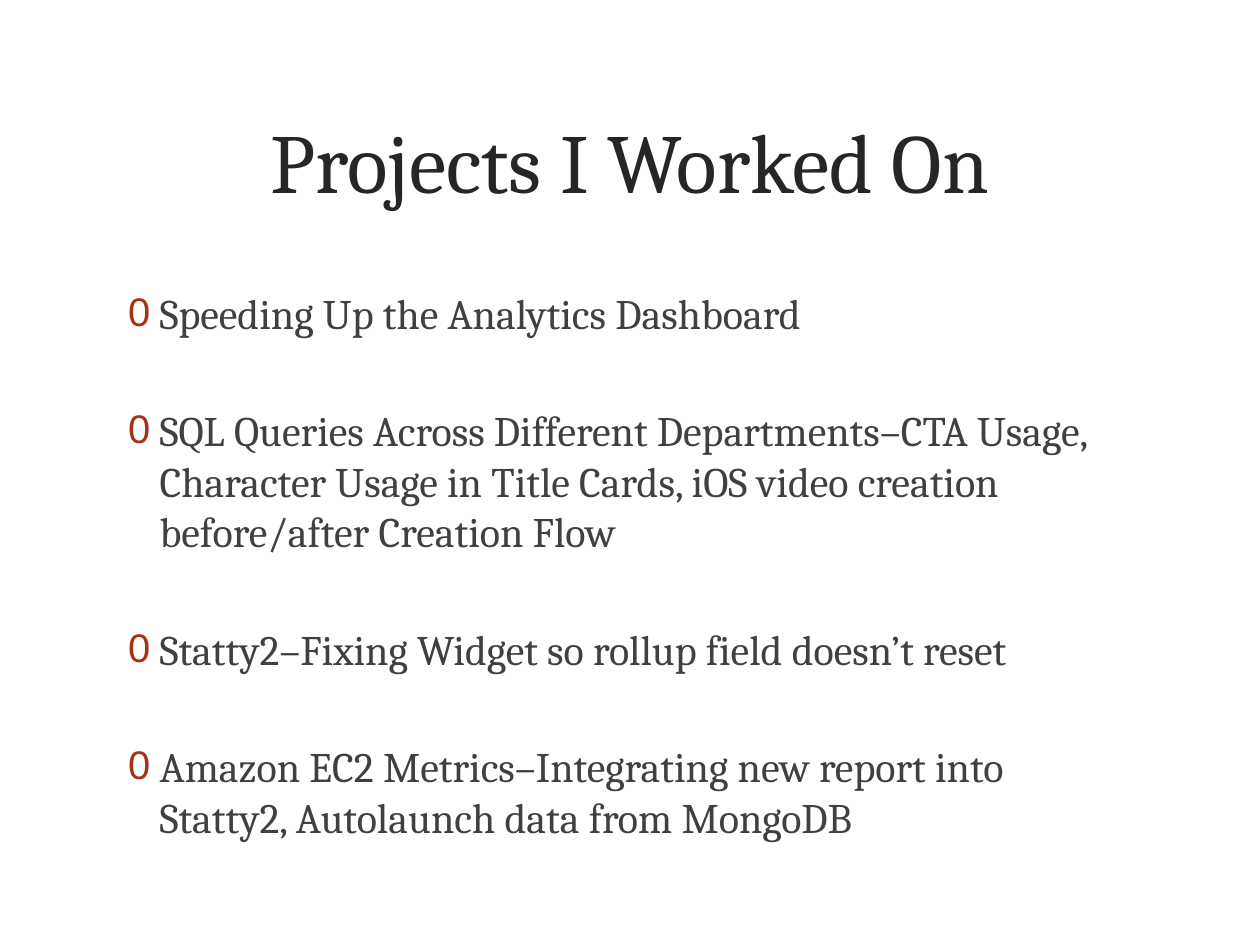
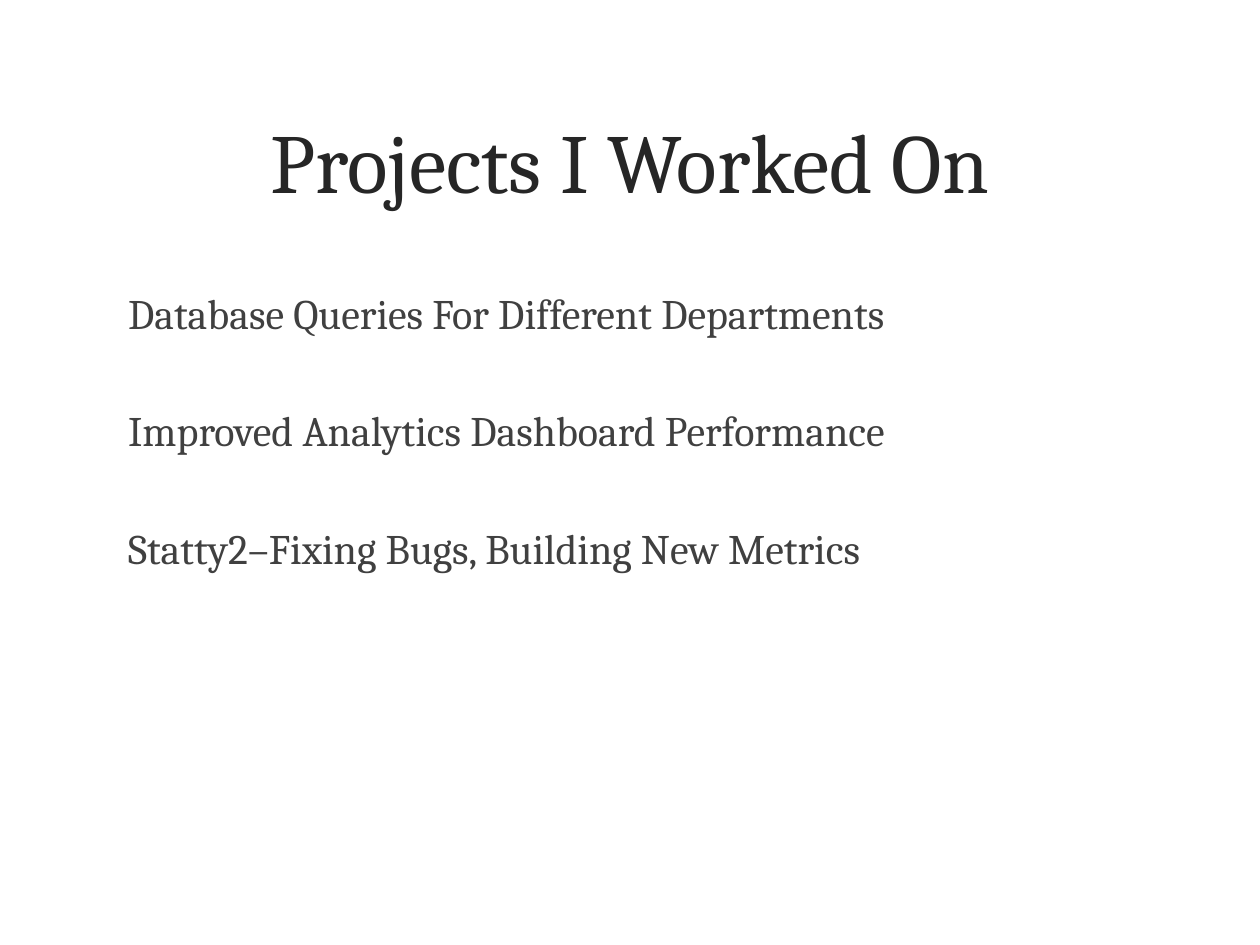
Before and after one commit to atultiwary/TechTalk, a slide deck: slide 7 of TechTalk.pptx. Drawn at 1260x945 pixels with LibreOffice and Linux fonts; fonts in the diff are those of the drawing; background and template pictures are left out. Boxes give left, top, right and bottom in pixels: in the first picture for what was removed or moved away, otherwise in the second. Text is boxed around its words. In the diff, an @@ line names an element or a change of style, - is before the commit and + after.

```diff
--- a/TechTalk.pptx
+++ b/TechTalk.pptx
@@ text at (128,299,885,573): text changed @@
-0 Speeding Up the Analytics Dashboard
-0 SQL Queries Across Different Departments–CTA Usage, Character Usage in Title Cards, iOS video creation before/after Creation Flow
-0 Statty2–Fixing Widget so rollup field doesn’t reset
-0 Amazon EC2 Metrics–Integrating new report into Statty2, Autolaunch data from MongoDB
+Database Queries For Different Departments
+Improved Analytics Dashboard Performance
+Statty2–Fixing Bugs, Building New Metrics
```
Also in this commit, not shown: 14 other slides changed, 3 slides added, 2 slides removed.
